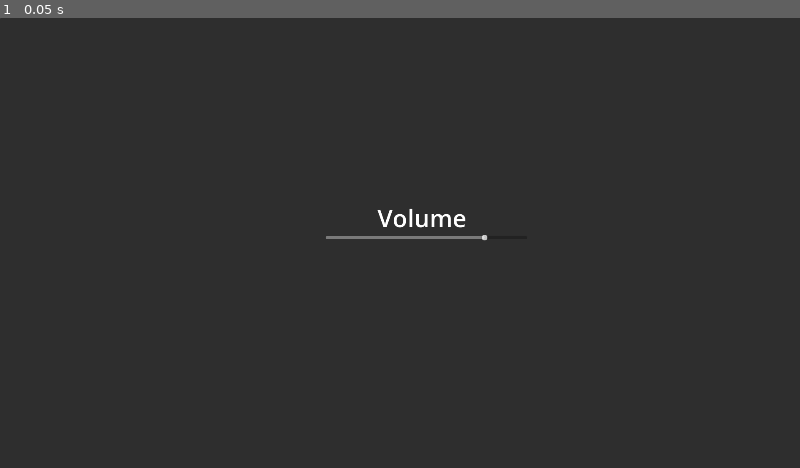
Above: before the commit, frame 1.
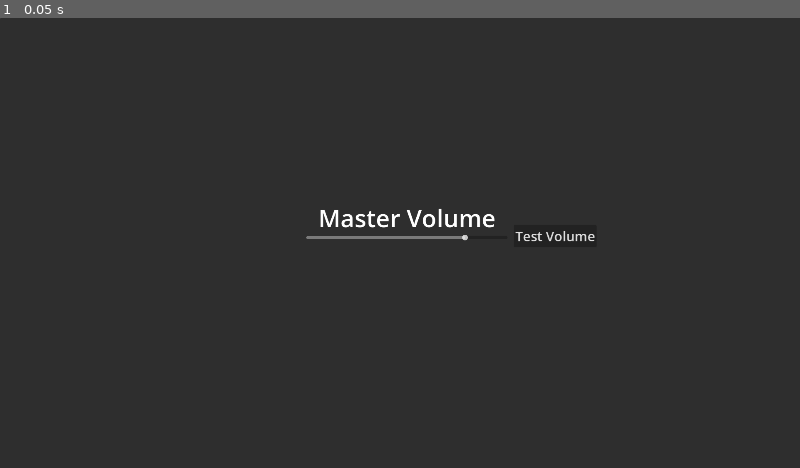
Above: after the commit, the same moment.

Repository: howarja/Vampire-Game
Game: Godot game, scene res://scripts/settings.tscn
Two runs of this game, one before a commit and one after it. Both use one fixed random seed, a clock stepped at 60 frames per second and the inputs below. This scene is started directly instead of the project's main scene.
Inputs:
- Up to frame 1 (0.05 s): no input

The runs differ from the first frame. In frame 1, 0.5% of the frame differs, in the area x 38-75%, y 42-50%.

Commit message:
Master volume slider functions, test volume button
- Made the volume slider change the master volume
- Added test volume button (Josh Hutcherson whistle. Change for copyright later probably)

Diff:
--- a/scripts/settings.gd
+++ b/scripts/settings.gd
@@ -5,3 +5,8 @@
 
 func _on_volume_slider_value_changed(value: float) -> void:
 	Globals.currentVolume = value
+	AudioServer.set_bus_volume_linear(AudioServer.get_bus_index("Master"), Globals.currentVolume)
+
+
+func _on_test_volume_pressed() -> void:
+	$testPlayer.play(6.7)
--- a/scripts/settings.tscn
+++ b/scripts/settings.tscn
@@ -1,6 +1,7 @@
 [gd_scene format=3 uid="uid://llqh6vgtk77"]
 
 [ext_resource type="Script" uid="uid://dn1ofscgxh6r5" path="res://scripts/settings.gd" id="1_sfmi7"]
+[ext_resource type="AudioStream" uid="uid://57nsx46jw77y" path="res://joshHutchersonSoundTest.mp3" id="2_fevh8"]
 
 [node name="Settings" type="Node2D" unique_id=1974824112]
 script = ExtResource("1_sfmi7")
@@ -10,22 +11,35 @@
 offset_bottom = 1082.0
 
 [node name="volumeText" type="RichTextLabel" parent="." unique_id=1510685069]
-offset_left = 870.0
+offset_left = 720.0
 offset_top = 427.0
-offset_right = 1155.0
+offset_right = 1234.0
 offset_bottom = 533.0
 theme_override_font_sizes/normal_font_size = 58
-text = "Volume"
+text = "Master Volume"
 horizontal_alignment = 1
 vertical_alignment = 1
 
 [node name="volumeSlider" type="HSlider" parent="." unique_id=111225825]
-offset_left = 782.0
+offset_left = 735.0
 offset_top = 511.0
-offset_right = 1265.0
+offset_right = 1218.0
 offset_bottom = 543.0
 max_value = 1.0
 step = 0.01
 value = 0.8
 
+[node name="testPlayer" type="AudioStreamPlayer2D" parent="." unique_id=1205469343]
+stream = ExtResource("2_fevh8")
+autoplay = true
+
+[node name="testVolume" type="Button" parent="." unique_id=1725884221]
+offset_left = 1233.0
+offset_top = 497.0
+offset_right = 1432.0
+offset_bottom = 550.0
+theme_override_font_sizes/font_size = 32
+text = "Test Volume"
+
 [connection signal="value_changed" from="volumeSlider" to="." method="_on_volume_slider_value_changed"]
+[connection signal="pressed" from="testVolume" to="." method="_on_test_volume_pressed"]
Not shown, added: joshHutchersonSoundTest.mp3.import
Not shown, added: joshHutchersonSoundTest.mp3
